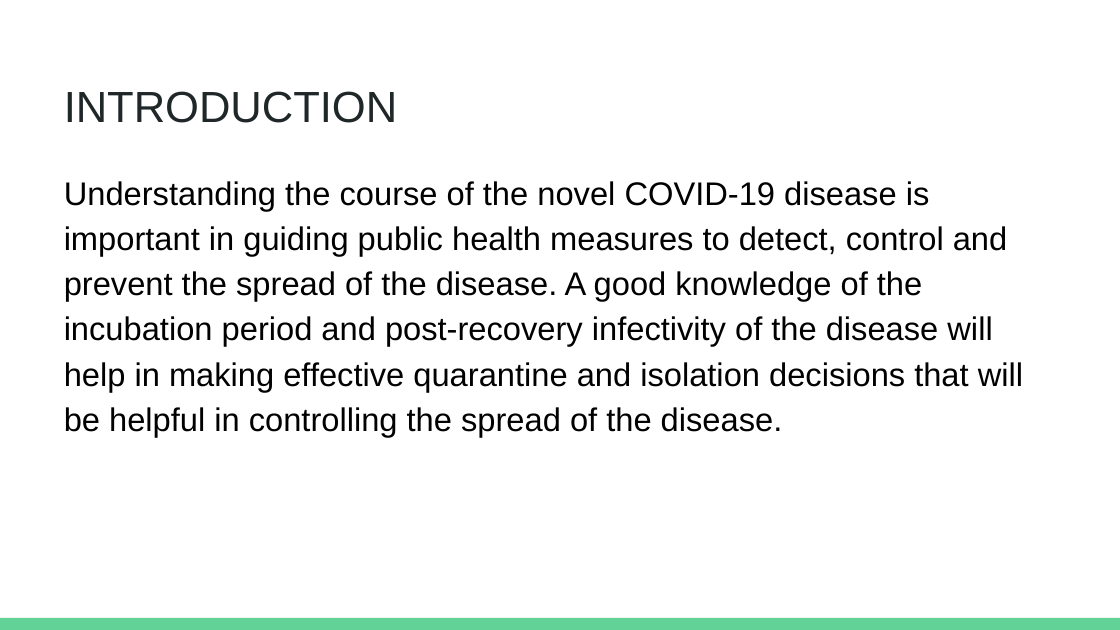
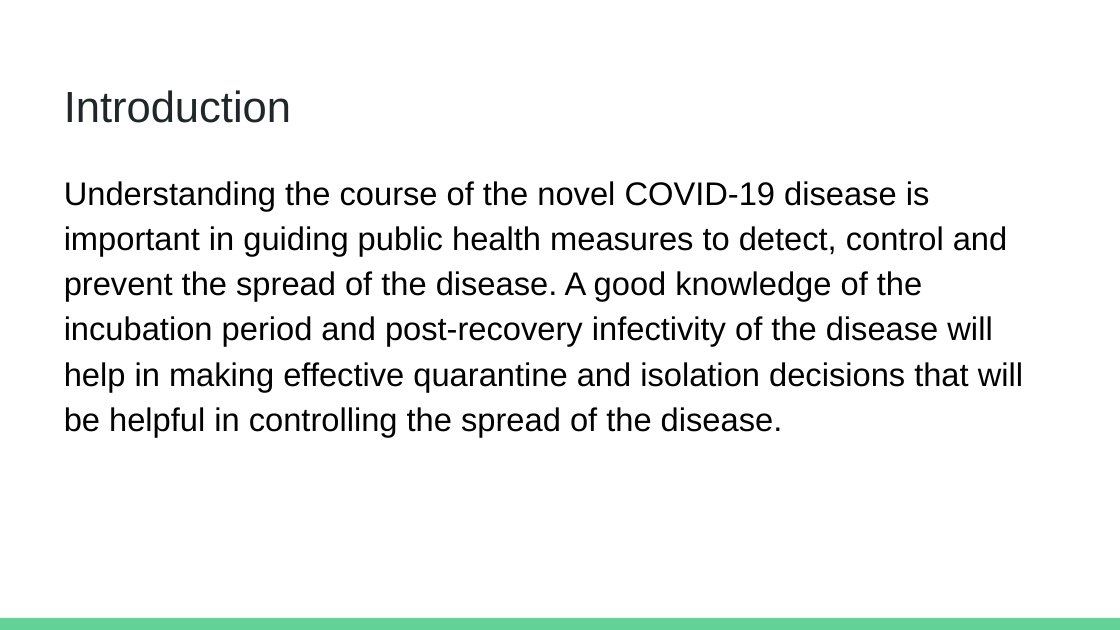
Before and after one commit to lydiatse/cs586, a slide deck: slide 2 of presentation/final_presentation.pptx. Drawn at 1120x630 pixels with LibreOffice and Linux fonts; fonts in the diff are those of the drawing. Boxes give left, top, right and bottom in pixels: in the first picture for what was removed or moved away, otherwise in the second. Text is boxed around its words. In the diff, an @@ line names an element or a change of style, - is before the commit and + after.

```diff
--- a/presentation/final_presentation.pptx
+++ b/presentation/final_presentation.pptx
@@ title at (64, 90, 291, 123): text changed @@
-INTRODUCTION
+Introduction
```
Also in this commit, not shown: 12 other slides changed, 1 slide added, 1 other file.
